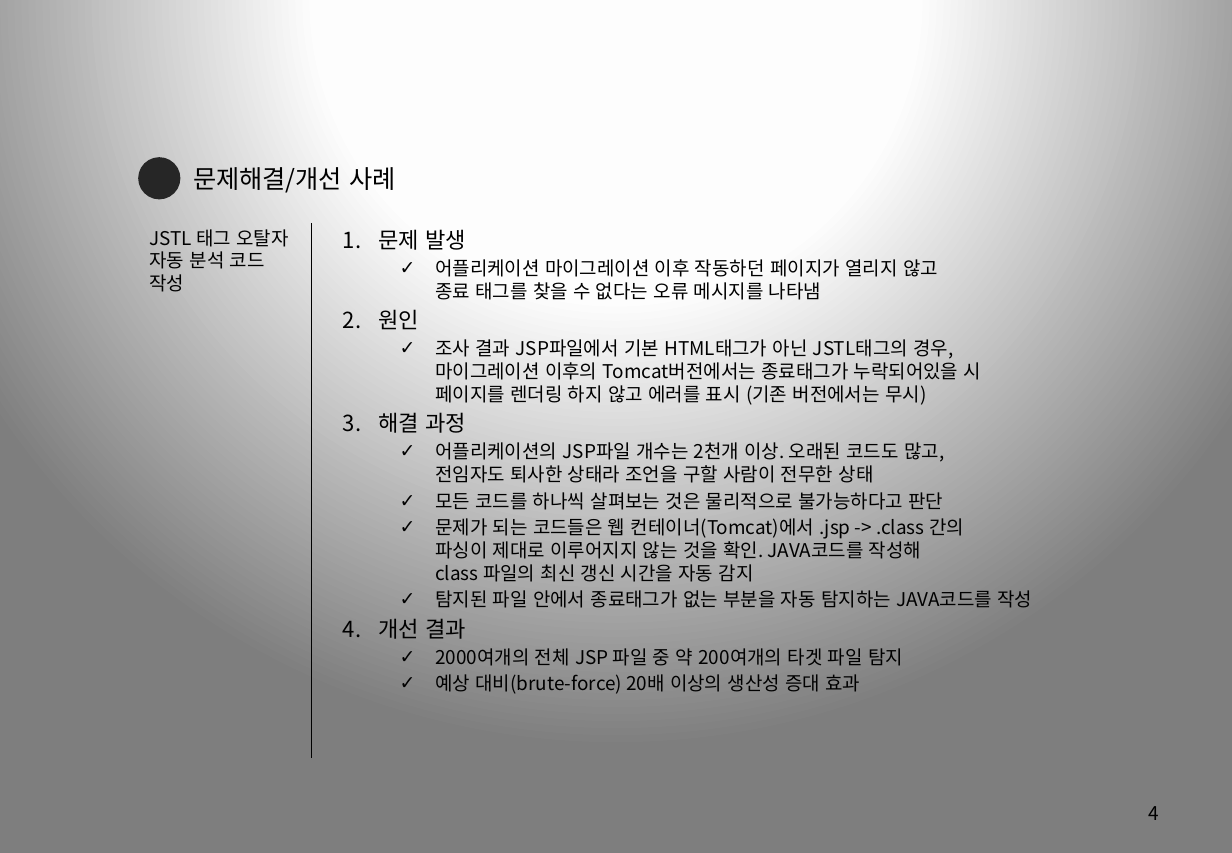
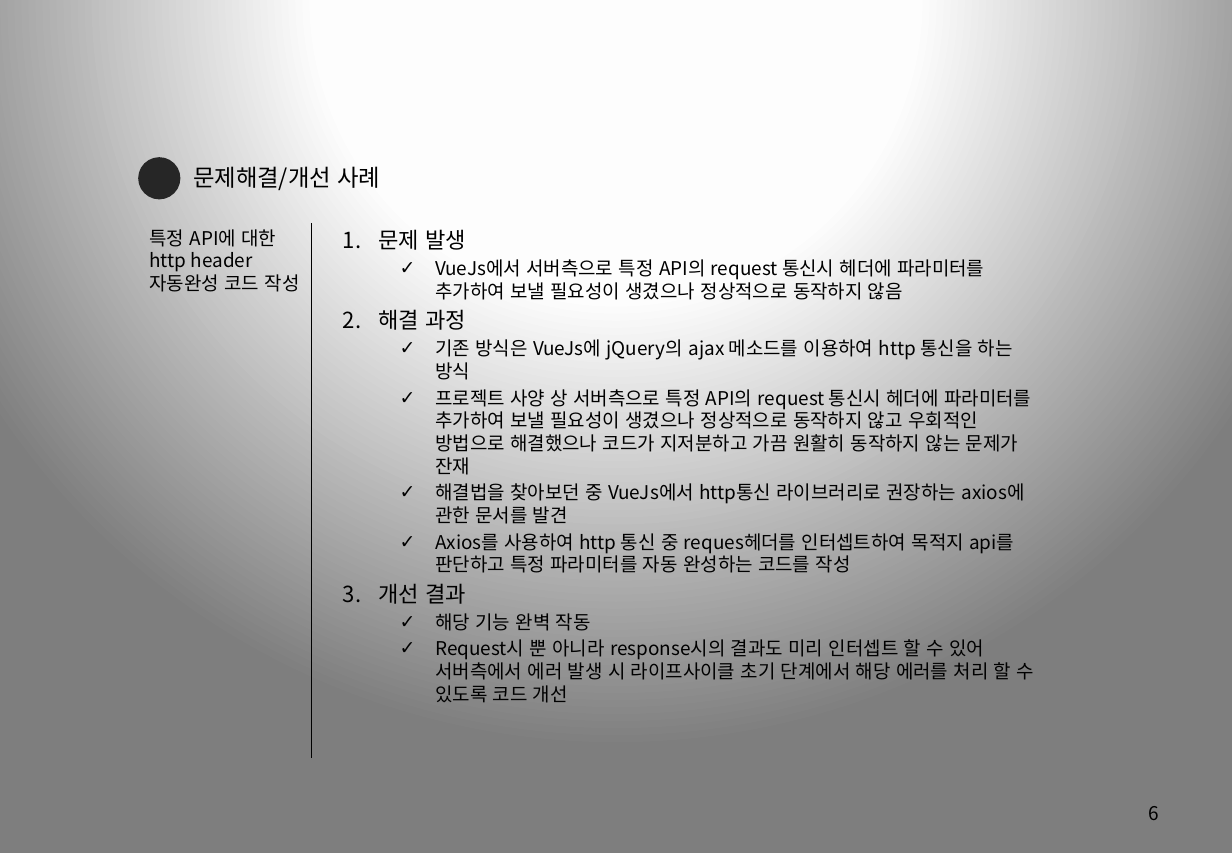
Before and after one commit to Marmaladee/Portfolio, a slide deck: slide 6 of Resume_강동수(Kang Dongsoo).pptx (slide 4 before the commit). Drawn at 1232x853 pixels with LibreOffice and Linux fonts; fonts in the diff are those of the drawing. Boxes give left, top, right and bottom in pixels: in the first picture for what was removed or moved away, otherwise in the second. Text is boxed around its words. In the diff, an @@ line names an element or a change of style, - is before the commit and + after.

```diff
--- a/Resume_강동수(Kang Dongsoo).pptx
+++ b/Resume_강동수(Kang Dongsoo).pptx
@@ subtitle "문제해결/개선 사례" at [193, 166, 380, 190]: size 16 to 14.8 pt @@
@@ text at [149, 229, 300, 292]: text changed @@
-JSTL 태그 오탈자
-자동 분석 코드 작성
+특정 API에 대한 http header자동완성 코드 작성
@@ text at [435, 259, 984, 300]: text changed @@
-  ✓ 어플리케이션 마이그레이션 이후 작동하던 페이지가 열리지 않고
-    종료 태그를 찾을 수 없다는 오류 메시지를 나타냄
-2. 원인
-  ✓ 조사 결과 JSP파일에서 기본 HTML태그가 아닌 JSTL태그의 경우,
-    마이그레이션 이후의 Tomcat버전에서는 종료태그가 누락되어있을 시
-    페이지를 렌더링 하지 않고 에러를 표시 (기존 버전에서는 무시)
+  ✓ VueJs에서 서버측으로 특정 API의 request 통신시 헤더에 파라미터를
+    추가하여 보낼 필요성이 생겼으나 정상적으로 동작하지 않음
@@ text at [435, 339, 1031, 573]: text changed @@
-  ✓ 어플리케이션의 JSP파일 개수는 2천개 이상. 오래된 코드도 많고,
-    전임자도 퇴사한 상태라 조언을 구할 사람이 전무한 상태
-  ✓ 모든 코드를 하나씩 살펴보는 것은 물리적으로 불가능하다고 판단
-  ✓ 문제가 되는 코드들은 웹 컨테이너(Tomcat)에서 .jsp -> .class 간의
-    파싱이 제대로 이루어지지 않는 것을 확인. JAVA코드를 작성해
-    class 파일의 최신 갱신 시간을 자동 감지
-  ✓ 탐지된 파일 안에서 종료태그가 없는 부분을 자동 탐지하는 JAVA코드를 작성
+  ✓ 기존 방식은 VueJs에 jQuery의 ajax 메소드를 이용하여 http 통신을 하는 방식
+  ✓ 프로젝트 사양 상 서버측으로 특정 API의 request 통신시 헤더에 파라미터를 추가하여 보낼 필요성이 생겼으나 정상적으로 동작하지 않고 우회적인 방법으로 해결했으나 코드가 지저분하고 가끔 원활히 동작하지 않는 문제가 잔재
+  ✓ 해결법을 찾아보던 중 VueJs에서 http통신 라이브러리로 권장하는 axios에 관한 문서를 발견
+  ✓ Axios를 사용하여 http 통신 중 reques헤더를 인터셉트하여 목적지 api를 판단하고 특정 파라미터를 자동 완성하는 코드를 작성
@@ text at [435, 613, 1034, 703]: text changed @@
-  ✓ 2000여개의 전체 JSP 파일 중 약 200여개의 타겟 파일 탐지
-  ✓ 예상 대비(brute-force) 20배 이상의 생산성 증대 효과
+  ✓ 해당 기능 완벽 작동
+  ✓ Request시 뿐 아니라 response시의 결과도 미리 인터셉트 할 수 있어 서버측에서 에러 발생 시 라이프사이클 초기 단계에서 해당 에러를 처리 할 수 있도록 코드 개선
@@ page number at [1148, 806, 1159, 820]: text changed @@
-4
+6
```
Also in this commit, not shown: 5 other slides changed, 2 slides added, 4 other files.
